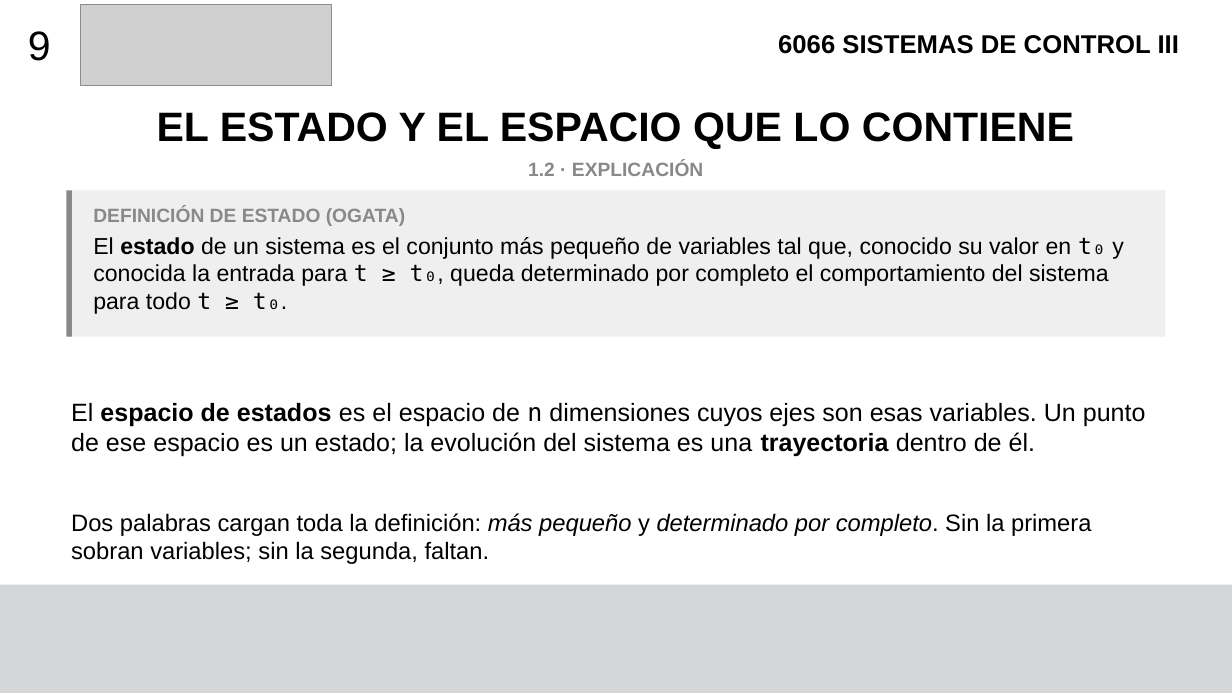
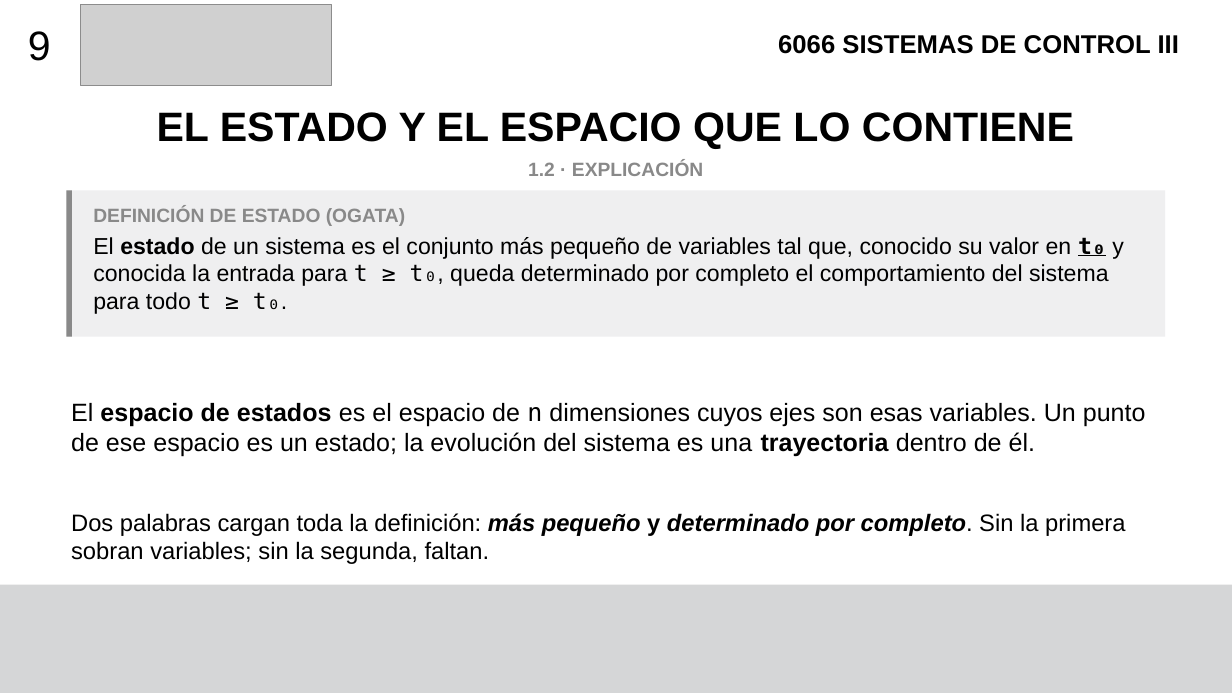
Before and after one commit to F4bian1012/Sistemas-de-Control-III, a slide deck: slide 11 of Semana_2_Clasificacion_de_sistemas/Introduccion al espacio de estados.pptx (slide 9 before the commit). Drawn at 1232x693 pixels with LibreOffice and Linux fonts; fonts in the diff are those of the drawing; grey boxes stand for pictures. Boxes give left, top, right and bottom in pixels: in the first picture for what was removed or moved away, otherwise in the second. Text is boxed around its words. In the diff, an @@ line names an element or a change of style, - is before the commit and + after.

Commit message:
Nuevas actualizaciones en Introduccion al espacio de estados

```diff
--- a/Semana_2_Clasificacion_de_sistemas/Introduccion al espacio de estados.pptx
+++ b/Semana_2_Clasificacion_de_sistemas/Introduccion al espacio de estados.pptx
@@ text "El estado de un sistema ..." at (x1=93, y1=237, x2=1124, y2=314): bold on, underline on in "t₀" @@
@@ text "Dos palabras cargan toda la ..." at (x1=71, y1=513, x2=1125, y2=564): bold on in "más pequeño y determinado por completo." @@
```
Also in this commit, not shown: 12 other slides changed, 3 slides added.
